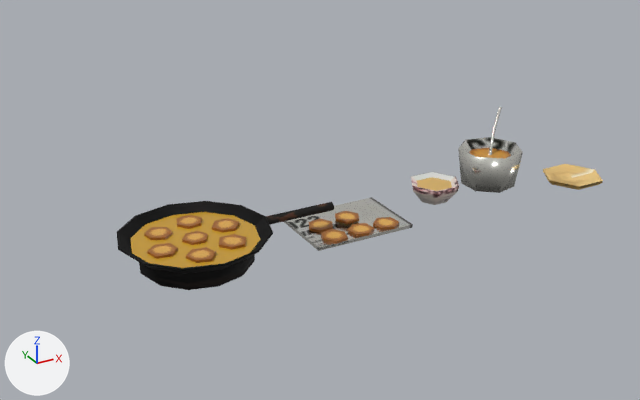
Renders of the glTF model site/public/models/prop_deco_puffer.lite.glb from each side of a commit.
Rendered twice from a 50 mm lens placed at (-1.494, -2.326, 1.284), pointed at (-0.188, 0.047, 0.097). Arrows for +X, +Y and +Z are at lower left; the lights stay in place. The older version comes first. Where no turn or scale is listed for an object, it has been applied to the vertices. Vertices at exactly the same position are counted once.

Names of what the first picture shows: 'prop_deco_puffer_static'.
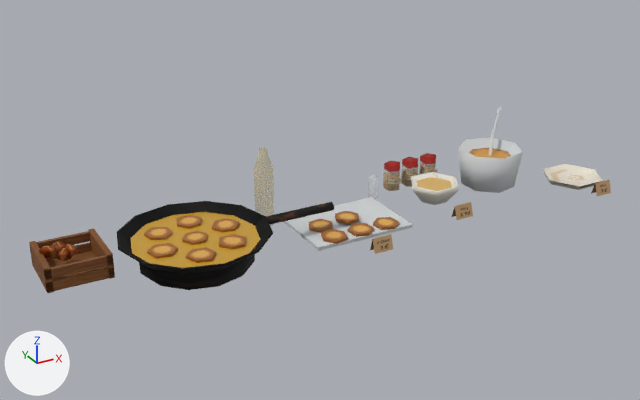
Where the newer file only moved an object's origin or applied its transform, the numbers keep the older frame.

Where the change shows, as pixel boxes (x1, y1, x2, y2) in the pictures (640 x 400 px):
'prop_deco_puffer_static', reshaped (20% wider): before (117, 107, 603, 290); after (29, 107, 611, 293)
part 1 of me_prop_deco_puffer_static, added (brown): after (46, 267, 115, 292)
part 2 of me_prop_deco_puffer_static, added (brown): after (44, 255, 114, 279)
part 3 of me_prop_deco_puffer_static, added (brown): after (29, 241, 54, 293)
part 4 of me_prop_deco_puffer_static, added: after (31, 242, 91, 264)
part 5 of me_prop_deco_puffer_static, added (brown): after (36, 231, 90, 249)
part 6 of me_prop_deco_puffer_static, added (brown): after (88, 228, 115, 279)
part 7 of me_prop_deco_puffer_static, added (brown): after (46, 250, 108, 291)
part 8 of me_prop_deco_puffer_static, built on: before (410, 107, 502, 197); after (384, 107, 502, 220)
part 9 of me_prop_deco_puffer_static, added (brown): after (39, 242, 78, 261)
part 10 of me_prop_deco_puffer_static, added: after (370, 234, 393, 254)
part 11 of me_prop_deco_puffer_static, added: after (591, 180, 611, 196)
part 12 of me_prop_deco_puffer_static, surface changed: (284, 107, 603, 251) in both

Patch to the scene script:
```diff
--- a/site/public/models/prop_deco_puffer.lite.glb.py
+++ b/site/public/models/prop_deco_puffer.lite.glb.py
@@ mat_vendor_glass @@
+mat_vendor_glass = bpy.data.materials.new('vendor_glass')
+# nodes: BsdfPrincipled, Math, OutputMaterial, VertexColor
@@ me_prop_deco_puffer_static @@
 # used by ob_prop_deco_puffer_static; location = (0.038, 0.0, 0.132)
-me_prop_deco_puffer_static.from_pydata(...)  # 409 vertices, 661 faces; spans x -0.93..0.93, y -0.24..0.24, z -0.13..0.13
+me_prop_deco_puffer_static.from_pydata(...)  # 724 vertices, 1110 faces; spans x -1.14..0.93, y -0.24..0.24, z -0.13..0.14
+# me_prop_deco_puffer_static part 1: a new loose piece, a box spanning x -1.138..-0.937, y 0.03..0.042, z -0.126..-0.097, in mat_vendor_atlas
+# me_prop_deco_puffer_static part 2: a new loose piece, a box spanning x -1.138..-0.937, y 0.03..0.042, z -0.087..-0.057, in mat_vendor_atlas
+# me_prop_deco_puffer_static part 3: a new loose piece, a box spanning x -1.138..-1.119, y 0.03..0.23, z -0.132..-0.052, in mat_vendor_atlas
+# me_prop_deco_puffer_static part 4: a new loose piece, a box spanning x -1.138..-0.937, y 0.218..0.23, z -0.126..-0.097, in mat_vendor_atlas
+# me_prop_deco_puffer_static part 5: a new loose piece, a box spanning x -1.138..-0.937, y 0.218..0.23, z -0.087..-0.057, in mat_vendor_atlas
+# me_prop_deco_puffer_static part 6: a new loose piece, a box spanning x -0.955..-0.937, y 0.03..0.23, z -0.132..-0.052, in mat_vendor_atlas
+# me_prop_deco_puffer_static part 7: a new loose piece, a box spanning x -1.128..-0.948, y 0.035..0.225, z -0.132..-0.12, in mat_vendor_atlas
+# me_prop_deco_puffer_static part 8: 3 vertices moved within x 0.2..0.61, y -0.03..0.16, z -0.06..0.13; 2 vertices removed from x 0.19, y -0.03..0.13, z -0.06; 175 vertices added at x 0.05..0.36, y -0.13..0.23, z -0.13..-0.03
+# me_prop_deco_puffer_static part 9: 48 vertices added at x -1.13..-1.02, y 0.11..0.18, z -0.09..-0.03
+# me_prop_deco_puffer_static part 10: 6 vertices added at x -0.17..-0.1, y -0.21..-0.19, z -0.13..-0.08
+# me_prop_deco_puffer_static part 11: 6 vertices added at x 0.78..0.85, y -0.21..-0.19, z -0.13..-0.08
+# me_prop_deco_puffer_static part 12: 154 kept faces spanning x -0.32..0.93, y -0.15..0.2, z -0.13..0.13 get new texture (UV) coordinates
+# other edits to the shape of me_prop_deco_puffer_static do not show in these pictures
 me_prop_deco_puffer_static.materials.append(mat_vendor_atlas)
@@ me_prop_deco_puffer_static @@
 me_prop_deco_puffer_static.materials.append(mat_vendor_glaze)
+me_prop_deco_puffer_static.materials.append(mat_vendor_glass)
```
